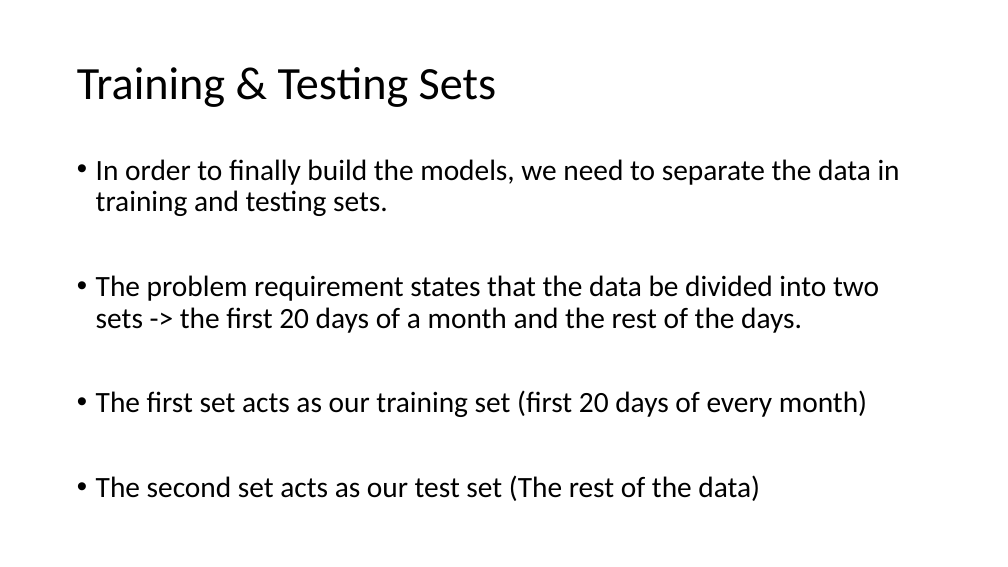
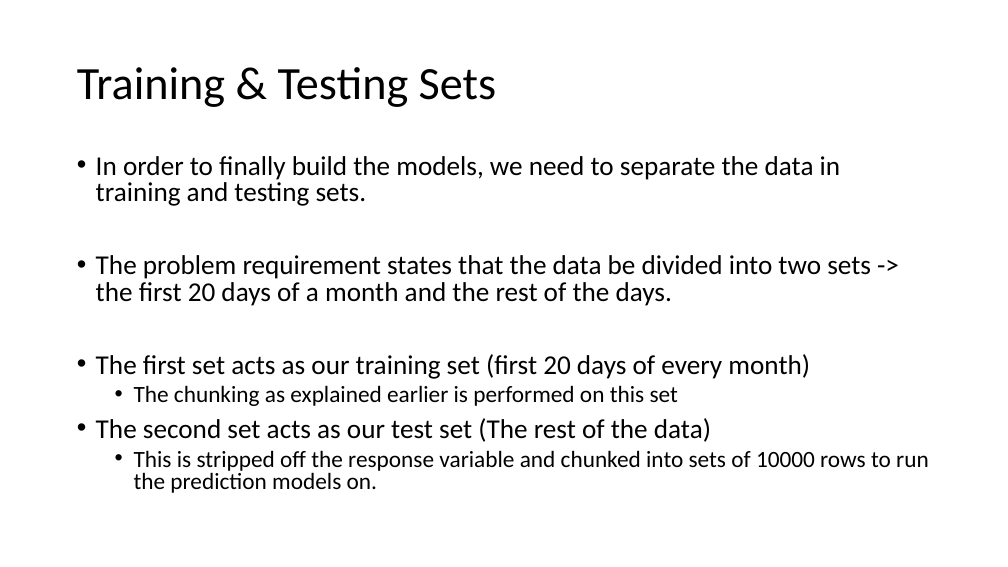
Before and after one commit to ayumib04/PittBikeShare, a slide deck: slide 11 of Ignite_ppt.pptx. Drawn at 1008x567 pixels with LibreOffice and Linux fonts; fonts in the diff are those of the drawing. Boxes give left, top, right and bottom in pixels: in the first picture for what was removed or moved away, otherwise in the second. Text is boxed around its words. In the diff, an @@ line names an element or a change of style, - is before the commit and + after.

Commit message:
new ignite_ppt with models included

```diff
--- a/Ignite_ppt.pptx
+++ b/Ignite_ppt.pptx
@@ text at <box>96,156,871,442</box>: size 28 to 25.9 pt in "In order to finally build the models, ...", "The problem requirement states that the data ...", "The first set acts as our training ...", "The second set acts as our test ..."; line spacing 0.9 to 0.8 @@
@@ text at <box>134,385,678,406</box>: paragraph added @@
+  • The chunking as explained earlier is performed on this set
@@ text at <box>134,450,929,493</box>: paragraph added @@
+  • This is stripped off the response variable and chunked into sets of 10000 rows to run the prediction models on.
```
Also in this commit, not shown: 1 other slide changed, 4 slides added.
